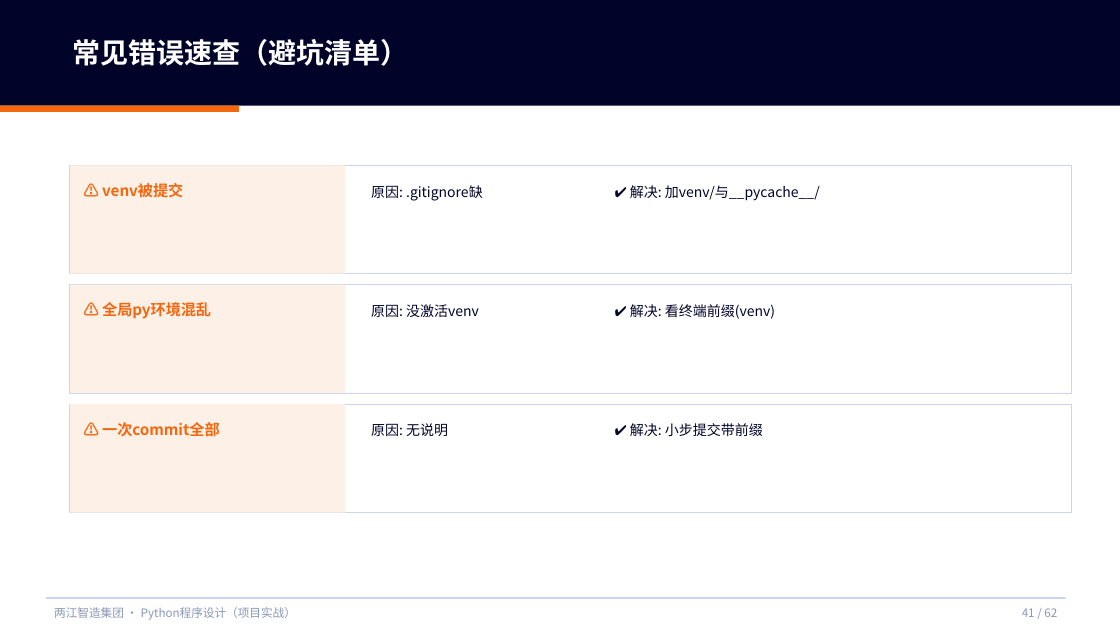
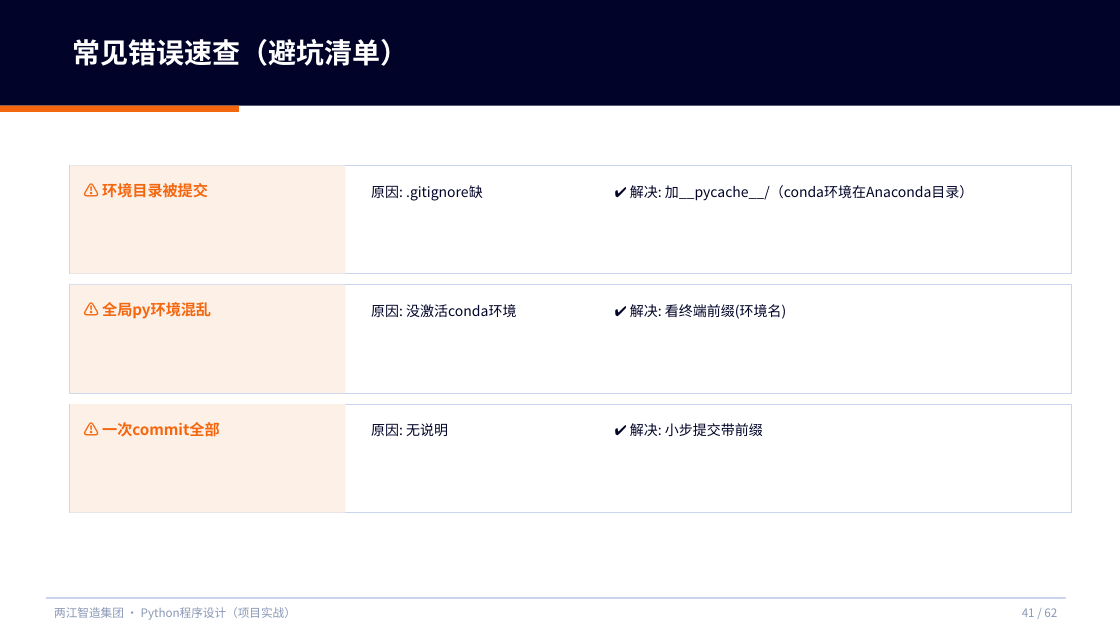
Before and after one commit to tianqiongenze/ai-course-teaching-resources, a slide deck: slide 41 of 03-Python程序设计-项目实战/V2授课PPT/W02-第3次课-像企业团队一样写代码.pptx. Drawn at 1120x630 pixels with LibreOffice and Linux fonts; fonts in the diff are those of the drawing. Boxes give left, top, right and bottom in pixels: in the first picture for what was removed or moved away, otherwise in the second. Text is boxed around its words. In the diff, an @@ line names an element or a change of style, - is before the commit and + after.

Commit message:
fix(sync88): venv源头清除 + 课标封面对齐 + 两门课全面审查
- 课标封面: 36pt→30pt、信息行→黑体18pt、课程名更正、删编制依据行、段前距72pt(23处)
- venv源头定位: 03源包LS3.3教学方案v3.0(57处)未同步Anaconda改造，共119处
- 修复: 40条规则统一conda表述，已写入46处(03源包+目标目录)
- 核查: VS Code 0处、工具链正确、PPT封面周次/次课0异常
- 九维度审查: 严重0/重要0/提示0
- 待完成: 2文件被WPS占用(授课计划表9处、教学方案57处)，已启动8h兜底重试
- 工具: _docx_work/sync88/

```diff
--- a/03-Python程序设计-项目实战/V2授课PPT/W02-第3次课-像企业团队一样写代码.pptx
+++ b/03-Python程序设计-项目实战/V2授课PPT/W02-第3次课-像企业团队一样写代码.pptx
@@ text at (102, 183, 208, 198): text changed @@
-⚠ venv被提交
+⚠ 环境目录被提交
@@ text at (630, 185, 974, 201): text changed @@
-✔ 解决: 加venv/与__pycache__/
+✔ 解决: 加__pycache__/（conda环境在Anaconda目录）
@@ text at (371, 304, 516, 317): text changed @@
-原因: 没激活venv
+原因: 没激活conda环境
@@ text at (630, 304, 786, 319): text changed @@
-✔ 解决: 看终端前缀(venv)
+✔ 解决: 看终端前缀(环境名)
```
Also in this commit, not shown: 14 other slides changed, 14 other files.
